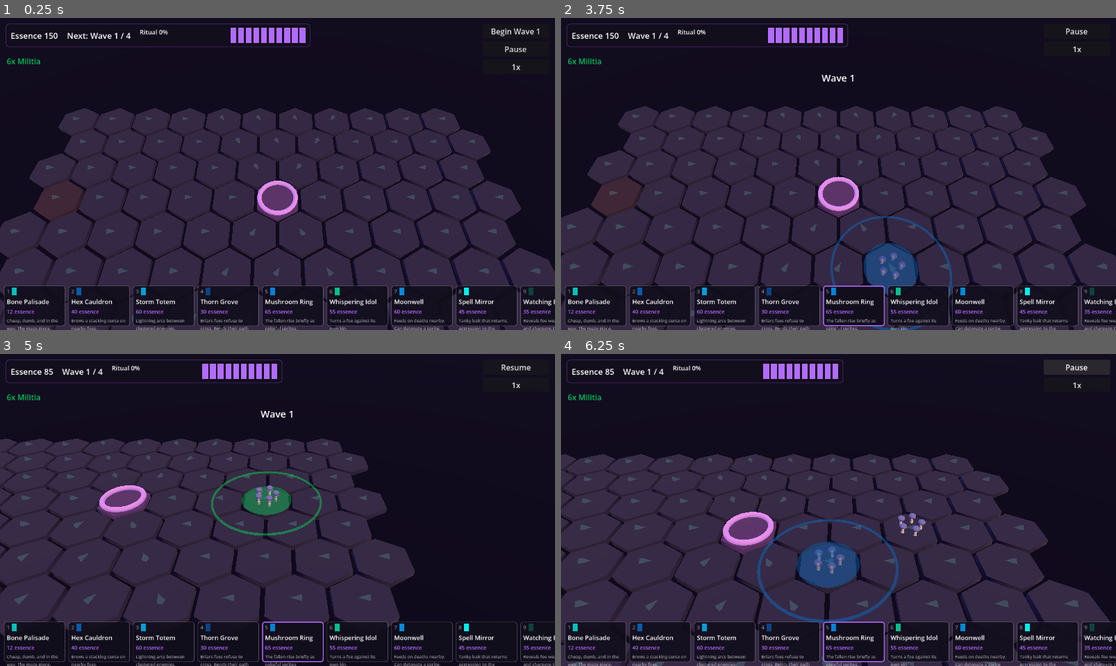
Above: before the commit, frames 1-4 (two rows, left to right).
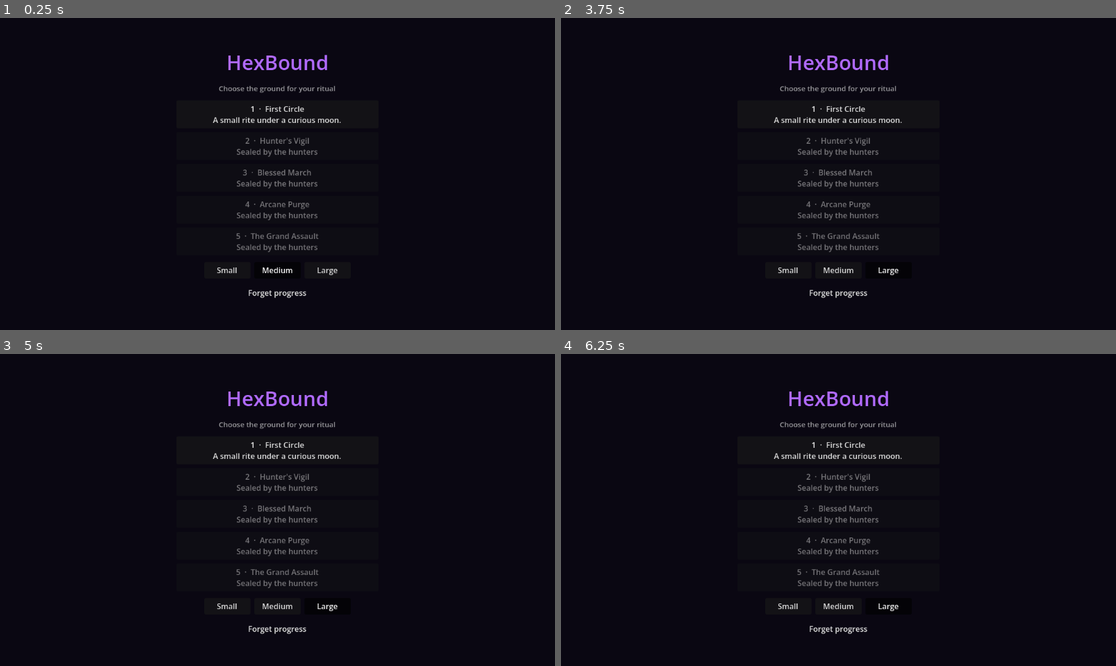
Above: after the commit, the same moments.

Repository: HaydenMay/HexBound
Game: Godot game, scene res://scenes/main.tscn
Same seed, same stepped clock (60 frames per second), same inputs: the game is played once before the commit and once after it.
Inputs (mouse positions are in pixels of both pictures, inside the frame that each line leads up to):
- Up to frame 1 (0.25 s): no input
- Up to frame 2 (3.75 s): click (788, 270) at 0.5 s, where only the run after the commit has a clickable "Small"; click (838, 270) at 1.25 s, where only the run after the commit has a clickable "Medium"; click (888, 270) at 2 s, where only the run after the commit has a clickable "Large"; click (838, 292) at 2.75 s, where only the run after the commit has a clickable "Forget progress"; click (1077, 30) at 3.5 s, where only the run before the commit has a clickable "Begin Wave 1"
- Up to frame 3 (5 s): tap Enter at 4.25 s; move the mouse to (399, 494) at 4.27 s; hold D from 4.28 s (still down); hold Shift from 4.28 s (still down); click (399, 494) at 4.42 s; tap Space at 4.52 s
- Up to frame 4 (6.25 s): release D at 5 s; release Shift at 5 s; drag from (727, 525) to (810, 572) at 5.02 s; click (1077, 366) at 5.75 s, where only the run before the commit has a clickable "Resume"

The runs differ from the first frame. In frame 1, 51% of the frame differs, in the area x 0-100%, y 1-100%; in frame 2, 52%; in frame 3, 43%; in frame 4, 50%.

Commit message:
godot 20: saves + menu - user:// json save (schema v1, corrupt-safe), field-size pref, menu-first boot with level locks/size picker/reset, applySize port w/ js rounding, abandon-to-menu button; gut 74/74

Diff:
--- /dev/null
+++ b/godot/scripts/data/field_size.gd
@@ -0,0 +1,22 @@
+class_name FieldSize
+
+const FACTORS := {"small": 0.72, "medium": 1.0, "large": 1.28}
+
+
+static func apply(config: Dictionary, size: String) -> Dictionary:
+	if size == "medium":
+		return config
+	var f: float = FACTORS[size]
+	var cols: int = maxi(9, _js_round(float(config["cols"]) * f))
+	var rows: int = maxi(5, _js_round(float(config["rows"]) * f))
+	var mid_row := rows / 2
+	var out := config.duplicate(true)
+	out["cols"] = cols
+	out["rows"] = rows
+	out["entrance"] = {"col": 0, "row": mid_row}
+	out["ritual"] = {"col": cols / 2, "row": mid_row}
+	return out
+
+
+static func _js_round(v: float) -> int:
+	return int(floorf(v + 0.5))
--- a/godot/scripts/game_controller.gd
+++ b/godot/scripts/game_controller.gd
@@ -6,8 +6,13 @@
 var view: BattleView
 var input_ctrl: InputController
 var hud: Hud
+var menu: Menu
 var paused := false
 var speed := 1.0
+var started := false
+var level_index := -1
+var field_size := "medium"
+var unlocked_levels := 1
 
 var _selected_structure = null
 var _selected_enemy = null
@@ -15,7 +20,40 @@
 
 
 func _ready() -> void:
-	var config: Dictionary = LevelsData.LEVELS[0]["config"]
+	unlocked_levels = SaveStore.load_save()["unlockedLevels"]
+	field_size = SaveStore.load_field_size()
+	_show_menu()
+
+
+func _show_menu() -> void:
+	menu = Menu.new()
+	add_child(menu)
+	menu.setup(unlocked_levels, field_size)
+	menu.pick_level.connect(_start_level)
+	menu.size_changed.connect(_on_size_changed)
+	menu.reset_requested.connect(_reset_save)
+
+
+func _on_size_changed(size: String) -> void:
+	field_size = size
+
+
+func _reset_save() -> void:
+	unlocked_levels = 1
+	SaveStore.reset_save()
+	if is_instance_valid(menu):
+		menu.refresh(unlocked_levels, field_size)
+
+
+func _start_level(i: int) -> void:
+	if started:
+		return
+	started = true
+	level_index = i
+	if is_instance_valid(menu):
+		menu.queue_free()
+	var config: Dictionary = FieldSize.apply(LevelsData.LEVELS[i]["config"], field_size)
+
 	game = SimGame.new(config, {"enemies": EnemiesData.DEFS, "structures": StructuresData.DEFS})
 	view = BattleView.new()
 	view.bind(game)
@@ -36,9 +74,14 @@
 
 	game.events.on("enemyBreached", func(_p): view.flash_breach(game.grid.ritual))
 	game.events.on("enemySpawned", _on_enemy_spawned)
+	game.events.on("won", func(_p):
+		unlocked_levels = maxi(unlocked_levels, i + 2)
+		SaveStore.save_progress(unlocked_levels))
 
 
 func _process(dt: float) -> void:
+	if not started:
+		return
 	if not paused:
 		var step := dt * speed
 		while step > 0.0:
--- /dev/null
+++ b/godot/scripts/save/save_store.gd
@@ -0,0 +1,58 @@
+class_name SaveStore
+
+const SAVE_PATH := "user://hexbound.save.v1.json"
+const SIZE_PATH := "user://hexbound.fieldSize.v1.txt"
+
+
+static func load_save(path := SAVE_PATH) -> Dictionary:
+	var def := {"version": 1, "unlockedLevels": 1}
+	if not FileAccess.file_exists(path):
+		return def
+	var f := FileAccess.open(path, FileAccess.READ)
+	if f == null:
+		return def
+	var text := f.get_as_text()
+	f.close()
+	var json := JSON.new()
+	var parsed = null
+	if json.parse(text) == OK:
+		parsed = json.get_data()
+	if typeof(parsed) != TYPE_DICTIONARY:
+		return def
+	if int(parsed.get("version", 0)) != 1:
+		return def
+	var lv = parsed.get("unlockedLevels", null)
+	if lv == null or float(lv) < 1.0:
+		return def
+	return {"version": 1, "unlockedLevels": int(lv)}
+
+
+static func save_progress(unlocked: int, path := SAVE_PATH) -> void:
+	var f := FileAccess.open(path, FileAccess.WRITE)
+	if f == null:
+		return
+	f.store_string(JSON.stringify({"version": 1, "unlockedLevels": unlocked}))
+	f.close()
+
+
+static func reset_save(path := SAVE_PATH) -> void:
+	if FileAccess.file_exists(path):
+		DirAccess.open("user://").remove(path.get_file())
+
+
+static func load_field_size(path := SIZE_PATH) -> String:
+	if FileAccess.file_exists(path):
+		var f := FileAccess.open(path, FileAccess.READ)
+		if f != null:
+			var v := f.get_as_text().strip_edges()
+			if LevelsData.FIELD_SIZES.has(v):
+				return v
+	return "medium"
+
+
+static func store_field_size(size: String, path := SIZE_PATH) -> void:
+	var f := FileAccess.open(path, FileAccess.WRITE)
+	if f == null:
+		return
+	f.store_string(size)
+	f.close()
--- a/godot/scripts/ui/hud.gd
+++ b/godot/scripts/ui/hud.gd
@@ -133,6 +133,9 @@
 	speed_btn = _button("1x")
 	speed_btn.pressed.connect(func(): ctrl.speed = 1 if ctrl.speed >= 3 else ctrl.speed + 1)
 	controls.add_child(speed_btn)
+	var abandon_btn := _button("Abandon")
+	abandon_btn.pressed.connect(func(): get_tree().reload_current_scene())
+	controls.add_child(abandon_btn)
 
 	var palette_wrap := VBoxContainer.new()
 	palette_wrap.set_anchors_preset(Control.PRESET_BOTTOM_WIDE)
--- /dev/null
+++ b/godot/scripts/ui/menu.gd
@@ -0,0 +1,102 @@
+class_name Menu
+extends CanvasLayer
+
+signal pick_level(index: int)
+signal size_changed(size: String)
+signal reset_requested
+
+const ACCENT := Color(0.698, 0.42, 1.0)
+const PANEL_BG := Color(0.07, 0.055, 0.11, 0.97)
+
+var _size_buttons := {}
+var field_size := "medium"
+var unlocked_levels := 1
+
+
+func setup(p_unlocked: int, p_size: String) -> void:
+	unlocked_levels = p_unlocked
+	field_size = p_size
+	layer = 20
+	_build()
+
+
+func refresh(p_unlocked: int, p_size: String) -> void:
+	for c in get_children():
+		c.queue_free()
+	setup(p_unlocked, p_size)
+
+
+func _build() -> void:
+	var root := Control.new()
+	root.set_anchors_preset(Control.PRESET_FULL_RECT)
+	add_child(root)
+	var dim := ColorRect.new()
+	dim.set_anchors_preset(Control.PRESET_FULL_RECT)
+	dim.color = Color(0.04, 0.03, 0.07)
+	root.add_child(dim)
+
+	var center := VBoxContainer.new()
+	center.set_anchors_preset(Control.PRESET_CENTER)
+	center.grow_horizontal = Control.GROW_DIRECTION_BOTH
+	center.grow_vertical = Control.GROW_DIRECTION_BOTH
+	center.alignment = BoxContainer.ALIGNMENT_CENTER
+	center.add_theme_constant_override("separation", 14)
+	root.add_child(center)
+
+	var title := Label.new()
+	title.text = "HexBound"
+	title.add_theme_font_size_override("font_size", 42)
+	title.add_theme_color_override("font_color", ACCENT)
+	title.horizontal_alignment = HORIZONTAL_ALIGNMENT_CENTER
+	center.add_child(title)
+
+	var sub := Label.new()
+	sub.text = "Choose the ground for your ritual"
+	sub.add_theme_font_size_override("font_size", 15)
+	sub.modulate = Color(1, 1, 1, 0.6)
+	sub.horizontal_alignment = HORIZONTAL_ALIGNMENT_CENTER
+	center.add_child(sub)
+
+	var list := VBoxContainer.new()
+	list.add_theme_constant_override("separation", 8)
+	center.add_child(list)
+	for i in LevelsData.LEVELS.size():
+		var lvl: Dictionary = LevelsData.LEVELS[i]
+		var locked: bool = i + 1 > unlocked_levels
+		var btn := Button.new()
+		btn.custom_minimum_size = Vector2(420, 58)
+		if locked:
+			btn.text = "%d  ·  %s\nSealed by the hunters" % [i + 1, lvl["name"]]
+			btn.disabled = true
+		else:
+			btn.text = "%d  ·  %s\n%s" % [i + 1, lvl["name"], lvl["blurb"]]
+			btn.pressed.connect(func(): pick_level.emit(i))
+		list.add_child(btn)
+
+	var size_row := HBoxContainer.new()
+	size_row.alignment = BoxContainer.ALIGNMENT_CENTER
+	size_row.add_theme_constant_override("separation", 8)
+	center.add_child(size_row)
+	for size in LevelsData.FIELD_SIZES:
+		var sb := Button.new()
+		sb.toggle_mode = true
+		sb.text = size.capitalize()
+		sb.custom_minimum_size = Vector2(96, 34)
+		sb.button_pressed = size == field_size
+		sb.pressed.connect(_on_size.bind(size))
+		size_row.add_child(sb)
+		_size_buttons[size] = sb
+
+	var reset := Button.new()
+	reset.text = "Forget progress"
+	reset.flat = true
+	reset.pressed.connect(func(): reset_requested.emit())
+	center.add_child(reset)
+
+
+func _on_size(size: String) -> void:
+	field_size = size
+	SaveStore.store_field_size(size)
+	for key in _size_buttons:
+		_size_buttons[key].button_pressed = key == size
+	size_changed.emit(size)
--- a/godot/tests/unit/test_hud.gd
+++ b/godot/tests/unit/test_hud.gd
@@ -6,6 +6,9 @@
 func before_each():
 	ctrl = load("res://scripts/game_controller.gd").new()
 	get_tree().root.add_child(ctrl)
+	await get_tree().process_frame
+	if not ctrl.started:
+		ctrl._start_level(0)
 	await get_tree().process_frame
 	await get_tree().process_frame
 
--- a/godot/tests/unit/test_input.gd
+++ b/godot/tests/unit/test_input.gd
@@ -6,6 +6,9 @@
 func before_each():
 	ctrl = load("res://scripts/game_controller.gd").new()
 	get_tree().root.add_child(ctrl)
+	await get_tree().process_frame
+	if not ctrl.started:
+		ctrl._start_level(0)
 	await get_tree().process_frame
 	await get_tree().process_frame
 
--- /dev/null
+++ b/godot/tests/unit/test_saves.gd
@@ -0,0 +1,93 @@
+extends GutTest
+
+const TMP_SAVE := "user://test-hexbound-save.json"
+const TMP_SIZE := "user://test-hexbound-size.txt"
+
+
+func after_each():
+	SaveStore.reset_save(TMP_SAVE)
+	SaveStore.reset_save(TMP_SIZE)
+	await get_tree().process_frame
+
+
+func test_apply_size_medium_returns_config_unchanged():
+	var cfg: Dictionary = LevelsData.LEVELS[0]["config"]
+	var out: Dictionary = FieldSize.apply(cfg, "medium")
+	assert_eq(out, cfg)
+
+
+func test_apply_size_small_and_large_math():
+	var cfg: Dictionary = LevelsData.LEVELS[0]["config"]
+	var small: Dictionary = FieldSize.apply(cfg, "small")
+	assert_eq(int(small["cols"]), 9)
+	assert_eq(int(small["rows"]), 5)
+	assert_eq(int(small["entrance"]["row"]), 2)
+	assert_eq(int(small["ritual"]["col"]), 4)
+	assert_ne(small, cfg)
+	var large: Dictionary = FieldSize.apply(cfg, "large")
+	assert_eq(int(large["cols"]), 14)
+	assert_eq(int(large["rows"]), 9)
+	assert_eq(int(large["entrance"]["row"]), 4)
+	assert_eq(int(large["ritual"]["col"]), 7)
+
+
+func test_save_roundtrip_and_defaults():
+	assert_eq(SaveStore.load_save(TMP_SAVE), {"version": 1, "unlockedLevels": 1})
+	SaveStore.save_progress(3, TMP_SAVE)
+	assert_eq(SaveStore.load_save(TMP_SAVE), {"version": 1, "unlockedLevels": 3})
+	SaveStore.reset_save(TMP_SAVE)
+	assert_eq(SaveStore.load_save(TMP_SAVE)["unlockedLevels"], 1)
+
+
+func test_corrupt_or_invalid_saves_fall_back_to_default():
+	var f := FileAccess.open(TMP_SAVE, FileAccess.WRITE)
+	f.store_string("{not json at all")
+	f.close()
+	assert_eq(SaveStore.load_save(TMP_SAVE), {"version": 1, "unlockedLevels": 1})
+	f = FileAccess.open(TMP_SAVE, FileAccess.WRITE)
+	f.store_string(JSON.stringify({"version": 2, "unlockedLevels": 4}))
+	f.close()
+	assert_eq(SaveStore.load_save(TMP_SAVE)["unlockedLevels"], 1)
+	f = FileAccess.open(TMP_SAVE, FileAccess.WRITE)
+	f.store_string(JSON.stringify({"version": 1, "unlockedLevels": 0}))
+	f.close()
+	assert_eq(SaveStore.load_save(TMP_SAVE)["unlockedLevels"], 1)
+
+
+func test_field_size_pref_roundtrip():
+	assert_eq(SaveStore.load_field_size(TMP_SIZE), "medium")
+	SaveStore.store_field_size("large", TMP_SIZE)
+	assert_eq(SaveStore.load_field_size(TMP_SIZE), "large")
+	var f := FileAccess.open(TMP_SIZE, FileAccess.WRITE)
+	f.store_string("gigantic")
+	f.close()
+	assert_eq(SaveStore.load_field_size(TMP_SIZE), "medium")
+
+
+func test_menu_boots_then_start_level_disposes_it():
+	var ctrl = load("res://scripts/game_controller.gd").new()
+	get_tree().root.add_child(ctrl)
+	await get_tree().process_frame
+	await get_tree().process_frame
+	assert_false(ctrl.started)
+	assert_true(is_instance_valid(ctrl.menu))
+	assert_eq(ctrl.menu.unlocked_levels, SaveStore.load_save()["unlockedLevels"])
+	ctrl._start_level(0)
+	await get_tree().process_frame
+	assert_true(ctrl.started)
+	assert_true(not is_instance_valid(ctrl.menu) or ctrl.menu.is_queued_for_deletion(), "menu should be gone after start")
+	assert_true(is_instance_valid(ctrl.game))
+	assert_true(is_instance_valid(ctrl.hud))
+	ctrl.queue_free()
+	await get_tree().process_frame
+
+
+func test_size_change_updates_controller_state():
+	var ctrl = load("res://scripts/game_controller.gd").new()
+	get_tree().root.add_child(ctrl)
+	await get_tree().process_frame
+	await get_tree().process_frame
+	ctrl.menu._on_size("small")
+	assert_eq(ctrl.field_size, "small")
+	ctrl.queue_free()
+	await get_tree().process_frame
Not shown, added: godot/scripts/data/field_size.gd.uid
Not shown, added: godot/scripts/save/save_store.gd.uid
Not shown, added: godot/scripts/ui/menu.gd.uid
Not shown, added: godot/tests/unit/test_hud.gd.uid
Not shown, added: godot/tests/unit/test_saves.gd.uid
